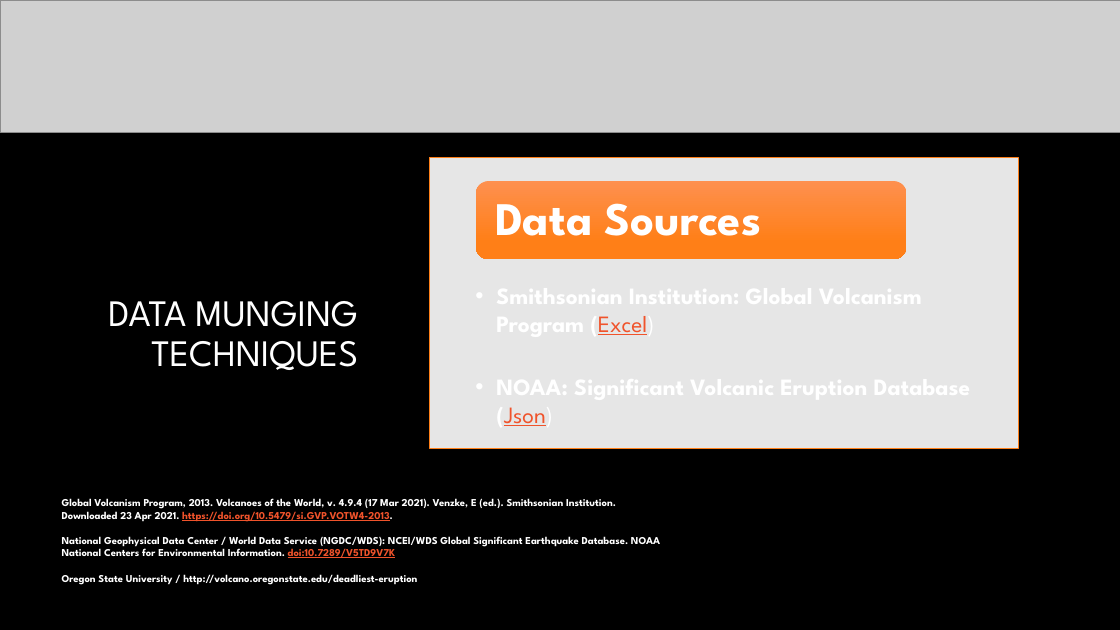
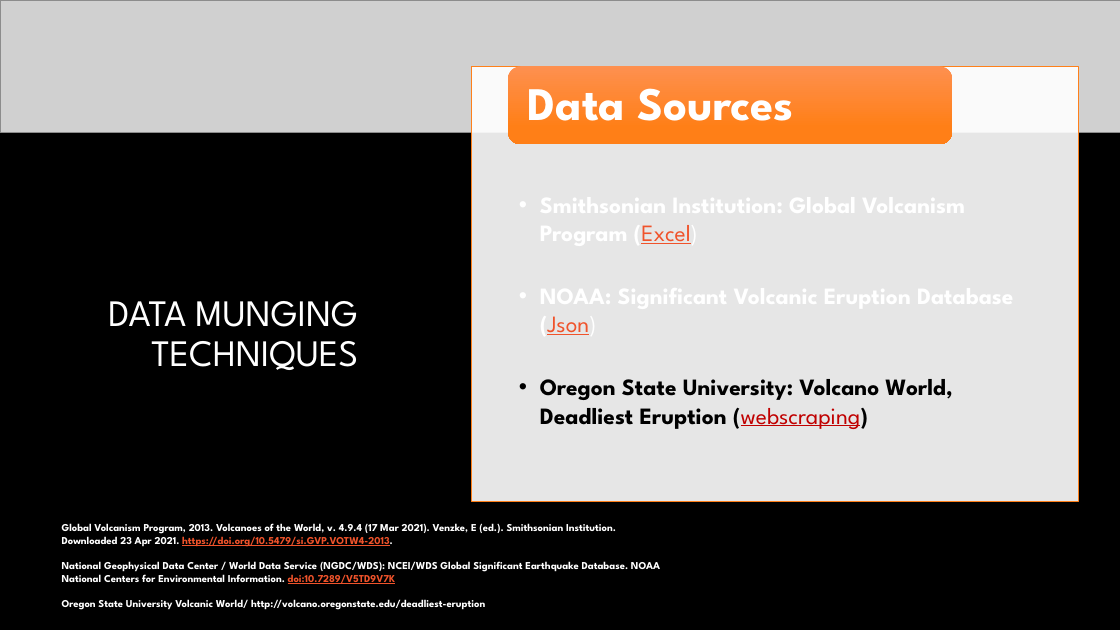
Before and after one commit to ashante112/Project2-Team2, a slide deck: slide 4 of Presentation.pptx. Drawn at 1120x630 pixels with LibreOffice and Linux fonts; fonts in the diff are those of the drawing; grey boxes stand for pictures; background and template pictures are left out. Boxes give left, top, right and bottom in pixels: in the first picture for what was removed or moved away, otherwise in the second. Text is boxed around its words. In the diff, an @@ line names an element or a change of style, - is before the commit and + after.

```diff
--- a/Presentation.pptx
+++ b/Presentation.pptx
@@ text "Smithsonian Institution: Global Volcanism Program ...": place and size @@
-text "Smithsonian Institution: Global Volcanism Program ..." at <box>496,316,654,426</box>
+text "Smithsonian Institution: Global Volcanism Program ..." at <box>540,225,952,429</box>
@@ rectangle: place and size @@
-rectangle at <box>430,157,1018,449</box>
+rectangle at <box>472,66,1079,502</box>
@@ rounded rectangle: place and size @@
-rounded rectangle at <box>476,181,907,260</box>
+rounded rectangle at <box>508,66,953,145</box>
@@ text "Data Sources": place and size @@
-text "Data Sources" at <box>495,203,761,236</box>
+text "Data Sources" at <box>528,88,793,121</box>
@@ text at <box>540,379,952,429</box>: paragraph added @@
+  • Oregon State University: Volcano World, Deadliest Eruption (webscraping)
@@ text "Global Volcanism Program, 2013. Volcanoes ...": place and size @@
-text "Global Volcanism Program, 2013. Volcanoes ..." at <box>62,498,660,585</box>
+text "Global Volcanism Program, 2013. Volcanoes ..." at <box>62,523,660,610</box>
@@ text at <box>62,599,485,610</box>: text changed @@
-Oregon State University / http://volcano.oregonstate.edu/deadliest-eruption
+Oregon State University Volcanic World/ http://volcano.oregonstate.edu/deadliest-eruption
```
